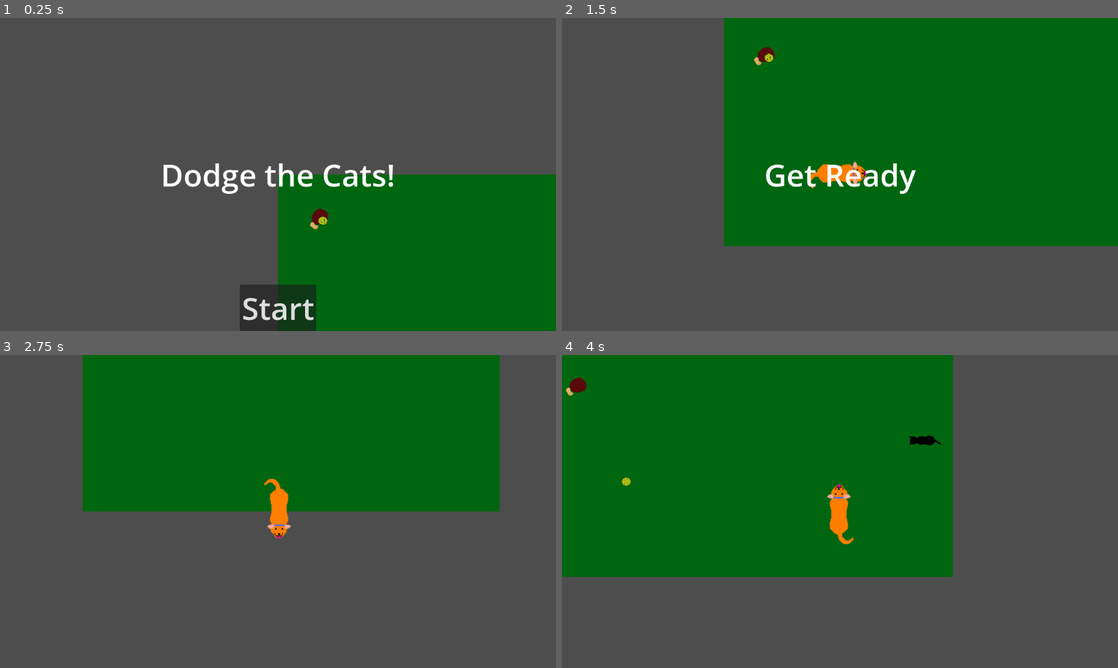
Above: before the commit, frames 1-4 (two rows, left to right).
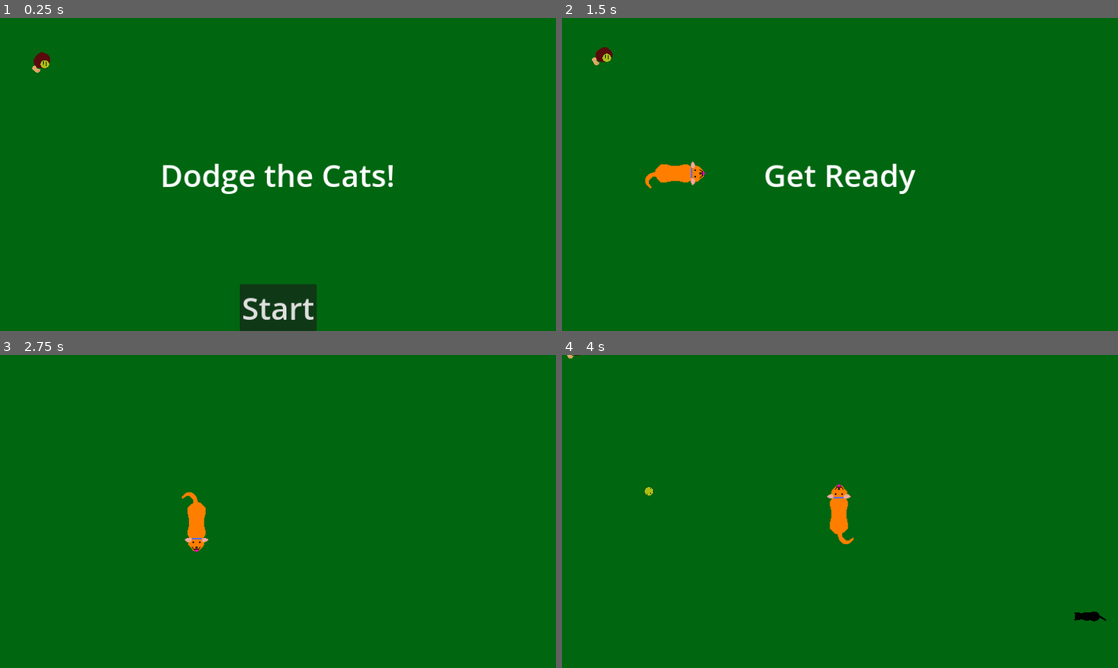
Above: after the commit, the same moments.

Repository: tedward851/LudumDare
Game: Godot game, scene res://lib/main.tscn
The game is run twice, just before and just after one commit, with the same random seed, the same clock (stepped at 60 frames per second) and the same inputs.
Inputs:
- Up to frame 1 (0.25 s): no input
- Up to frame 2 (1.5 s): click "Start" at 0.5 s; tap Enter at 1.25 s; hold Right (move_right) from 1.28 s (still down)
- Up to frame 3 (2.75 s): release Right (move_right) at 2.03 s; hold Down (move_down) from 2.03 s (still down)
- Up to frame 4 (4 s): release Down (move_down) at 2.78 s; hold Right (move_right) 2.78-3.53 s; hold Up (move_up) from 3.53 s (still down)

The runs differ from the first frame. In frame 1, 75% of the frame differs, in the area x 0-100%, y 0-100%; in frame 2, 49%; in frame 3, 63%; in frame 4, 51%.

Commit message:
Fixed world size issues. Can no longer catch ball in the air.

Diff:
--- a/lib/TennisBall.gd
+++ b/lib/TennisBall.gd
@@ -1,6 +1,6 @@
 extends Area2D
 
-var speed = 200
+var speed = 300
 var velocity = Vector2()
 var frictionCoef = 1
 var timer
@@ -13,6 +13,7 @@
 # Called when the node enters the scene tree for the first time.
 func _ready():
 	add_to_group("DeliveryItems")
+	$CollisionShape2D.disabled = true
 
 # Called every frame. 'delta' is the elapsed time since the previous frame.
 func _process(delta):
@@ -47,7 +48,7 @@
 	queue_free()
 
 func throw():
-	timer = createTimer(2.5)
+	timer = createTimer(3.5)
 	timer.timeout.connect(func():
 		isSlowing = true
 		$CollisionShape2D.set_deferred("disabled", false))
--- a/lib/dog.gd
+++ b/lib/dog.gd
@@ -3,11 +3,11 @@
 signal hit
 
 @export var speed = 400 # How fast the player will move (pixels/sec).
-var screen_size # Size of the game window.
+var world_size # Size of the game window.
 
 # Called when the node enters the scene tree for the first time.
 func _ready():
-	screen_size = get_viewport_rect().size
+	world_size = Vector2(5000,5000)
 	hide()
 
 
@@ -38,8 +38,8 @@
 		$AnimatedSprite2D.stop()
 
 	position += velocity * delta
-	position.x = clamp(position.x, 0, screen_size.x)
-	position.y = clamp(position.y, 0, screen_size.y)
+	position.x = clamp(position.x, 0, world_size.x)
+	position.y = clamp(position.y, 0, world_size.y)
 
 
 func _on_body_entered(body):
@@ -56,3 +56,6 @@
 	position = pos
 	show()
 	$CollisionShape2D.disabled = false
+
+func setBoundry(size):
+	world_size = size
--- a/lib/dog.tscn
+++ b/lib/dog.tscn
@@ -34,5 +34,10 @@
 
 [node name="Camera2D" type="Camera2D" parent="."]
 zoom = Vector2(0.75, 0.75)
+limit_left = 0
+limit_top = 0
+limit_right = 2000
+limit_bottom = 1125
+limit_smoothed = true
 
 [connection signal="body_entered" from="." to="." method="_on_body_entered"]
--- a/lib/main.gd
+++ b/lib/main.gd
@@ -5,7 +5,7 @@
 
 # Called when the node enters the scene tree for the first time.
 func _ready():
-	pass
+	$Dog.setBoundry($ColorRect.size)
 
 # Called every frame. 'delta' is the elapsed time since the previous frame.
 func _process(delta):
--- a/lib/main.tscn
+++ b/lib/main.tscn
@@ -8,9 +8,9 @@
 
 [sub_resource type="Curve2D" id="Curve2D_f6l0t"]
 _data = {
-"points": PackedVector2Array(0, 0, 0, 0, 0, 0, 0, 0, 0, 0, 1152, 0, 0, 0, 0, 0, 1152, 648, 0, 0, 0, 0, 0, 648, 0, 0, 0, 0, 0, 0)
+"points": PackedVector2Array(0, 0, 0, 0, 0, 0, 0, 0, 0, 0, 1607.41, 3.018, 0, 0, 0, 0, 1607.41, 1506.74, 0, 0, 0, 0, 809.338, 1508.58, 0, 0, 0, 0, 0, 1511.26, 0, 0, 0, 0, 0, 0)
 }
-point_count = 5
+point_count = 6
 
 [node name="Main" type="Node"]
 script = ExtResource("1_tw883")
@@ -20,6 +20,8 @@
 anchors_preset = 15
 anchor_right = 1.0
 anchor_bottom = 1.0
+offset_right = 848.0
+offset_bottom = 477.0
 grow_horizontal = 2
 grow_vertical = 2
 color = Color(0, 0.4, 0.0627451, 1)
@@ -36,9 +38,11 @@
 position = Vector2(240, 450)
 
 [node name="CatPath" type="Path2D" parent="."]
+scale = Vector2(1.24299, 0.74441)
 curve = SubResource("Curve2D_f6l0t")
 
 [node name="CatSpawnLocation" type="PathFollow2D" parent="CatPath"]
+rotation = 0.00187755
 
 [node name="HUD" parent="." instance=ExtResource("4_te8ps")]
 
--- a/project.godot
+++ b/project.godot
@@ -17,28 +17,32 @@
 
 [display]
 
-window/stretch/mode="viewport"
+window/stretch/mode="canvas_items"
 
 [input]
 
 move_up={
 "deadzone": 0.5,
 "events": [Object(InputEventKey,"resource_local_to_scene":false,"resource_name":"","device":-1,"window_id":0,"alt_press …(182 unchanged characters)…
+, Object(InputEventKey,"resource_local_to_scene":false,"resource_name":"","device":-1,"window_id":0,"alt_pressed":false,"shift_pressed":false,"ctrl_pressed":false,"meta_pressed":false,"pressed":false,"keycode":0,"physical_keycode":87,"key_label":0,"unicode":119,"echo":false,"script":null)
 ]
 }
 move_down={
 "deadzone": 0.5,
 "events": [Object(InputEventKey,"resource_local_to_scene":false,"resource_name":"","device":-1,"window_id":0,"alt_press …(182 unchanged characters)…
+, Object(InputEventKey,"resource_local_to_scene":false,"resource_name":"","device":-1,"window_id":0,"alt_pressed":false,"shift_pressed":false,"ctrl_pressed":false,"meta_pressed":false,"pressed":false,"keycode":0,"physical_keycode":83,"key_label":0,"unicode":115,"echo":false,"script":null)
 ]
 }
 move_right={
 "deadzone": 0.5,
 "events": [Object(InputEventKey,"resource_local_to_scene":false,"resource_name":"","device":-1,"window_id":0,"alt_press …(182 unchanged characters)…
+, Object(InputEventKey,"resource_local_to_scene":false,"resource_name":"","device":-1,"window_id":0,"alt_pressed":false,"shift_pressed":false,"ctrl_pressed":false,"meta_pressed":false,"pressed":false,"keycode":0,"physical_keycode":68,"key_label":0,"unicode":100,"echo":false,"script":null)
 ]
 }
 move_left={
 "deadzone": 0.5,
 "events": [Object(InputEventKey,"resource_local_to_scene":false,"resource_name":"","device":-1,"window_id":0,"alt_press …(182 unchanged characters)…
+, Object(InputEventKey,"resource_local_to_scene":false,"resource_name":"","device":-1,"window_id":0,"alt_pressed":false,"shift_pressed":false,"ctrl_pressed":false,"meta_pressed":false,"pressed":false,"keycode":0,"physical_keycode":65,"key_label":0,"unicode":97,"echo":false,"script":null)
 ]
 }
 
